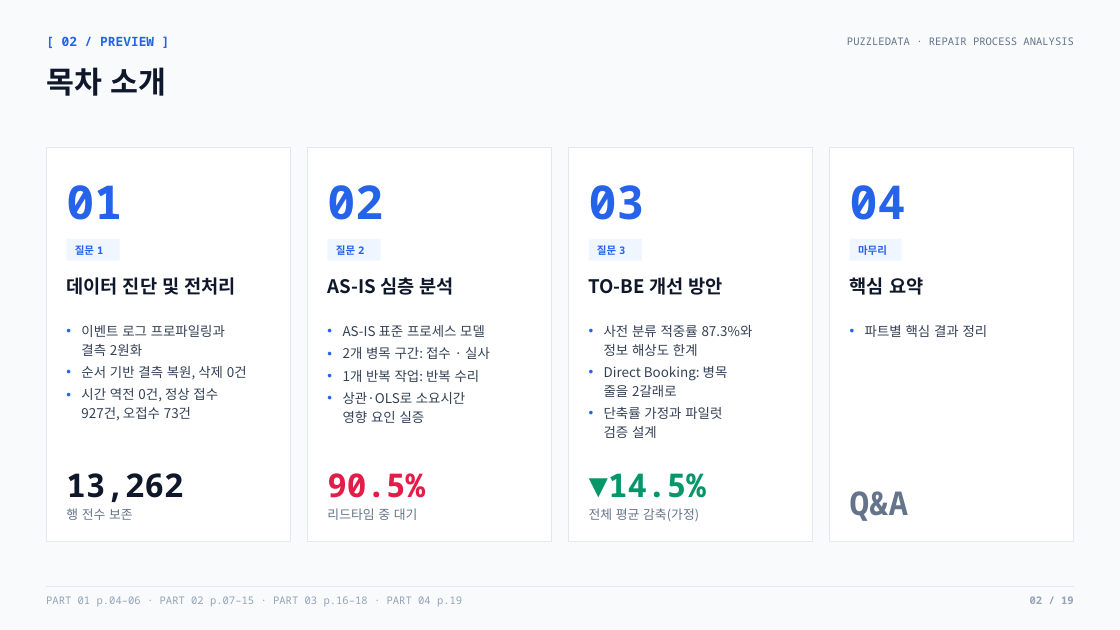
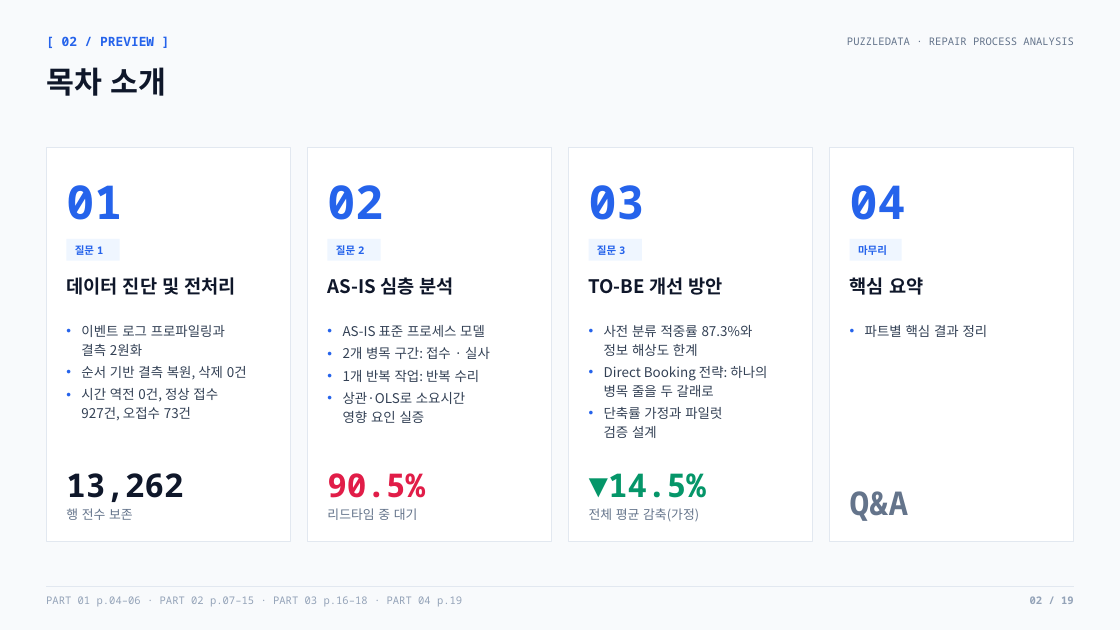
Before and after one commit to nus1245/puzzle_data, a slide deck: slide 2 of outputs/pptx/puzzledata_repair_report.pptx. Drawn at 1120x630 pixels with LibreOffice and Linux fonts; fonts in the diff are those of the drawing. Boxes give left, top, right and bottom in pixels: in the first picture for what was removed or moved away, otherwise in the second. Text is boxed around its words. In the diff, an @@ line names an element or a change of style, - is before the commit and + after.

```diff
--- a/outputs/pptx/puzzledata_repair_report.pptx
+++ b/outputs/pptx/puzzledata_repair_report.pptx
@@ text at box(604, 366, 767, 397): text changed @@
-• Direct Booking: 병목
-  줄을 2갈래로
+• Direct Booking 전략: 하나의
+  병목 줄을 두 갈래로
```
Also in this commit, not shown: 3 other slides changed, 3 other files.
